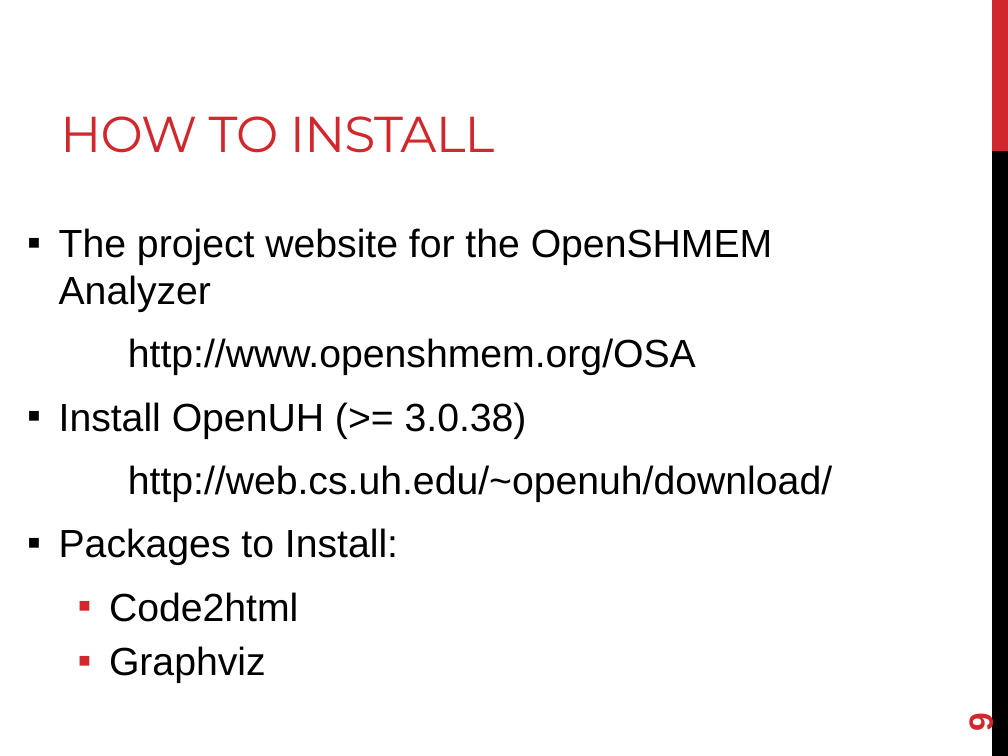
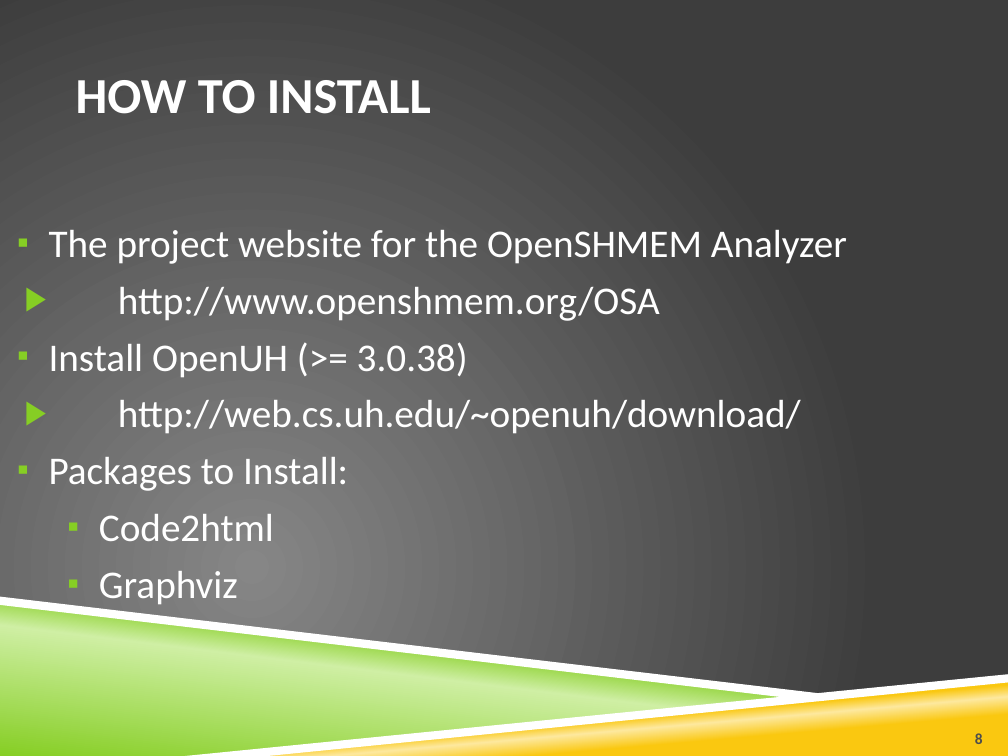
Before and after one commit to openshmem-org/sc14-tutorial, a slide deck: slide 8 of SHMEM-Analyzer.pptx (slide 9 before the commit). Drawn at 1008x756 pixels with LibreOffice and Linux fonts; fonts in the diff are those of the drawing; background and template pictures are left out. Boxes give left, top, right and bottom in pixels: in the first picture for what was removed or moved away, otherwise in the second. Text is boxed around its words. In the diff, an @@ line names an element or a change of style, - is before the commit and + after.

```diff
--- a/SHMEM-Analyzer.pptx
+++ b/SHMEM-Analyzer.pptx
@@ background #FFFFFF to picture (left out) @@
@@ rectangle removed at (x1=992, y1=0, x2=1008, y2=151) @@
@@ title "HOW TO INSTALL" moved from (x1=60, y1=116, x2=494, y2=153) to (x1=76, y1=80, x2=431, y2=114) @@
@@ title "HOW TO INSTALL" at (x1=76, y1=80, x2=431, y2=114): font Montserrat to Calibri, text colour #D1282E to #FFFFFF, letter spacing -0.6 to 0 pt, bold on; vertical alignment bottom to middle @@
@@ rectangle removed at (x1=992, y1=151, x2=1008, y2=756) @@
@@ text "The project website for the ..." at (x1=49, y1=230, x2=847, y2=604): font Arial to Calibri, text colour #000000 to #FFFFFF; less space between paragraphs; bullet none to ▶; more space between paragraphs; bullet colour #D1282E to #86CE24 @@
@@ freeform shape added at (x1=0, y1=597, x2=839, y2=699), fill #FFFFFF @@
@@ freeform shape added at (x1=0, y1=602, x2=798, y2=756), fill gradient #86CE24 to #CFEFA4 @@
@@ freeform shape added at (x1=185, y1=674, x2=1008, y2=756), fill #FFFFFF @@
@@ freeform shape added at (x1=200, y1=677, x2=1008, y2=756), fill gradient #FAC810 to #FDE99F @@
@@ page number removed at (x1=962, y1=714, x2=1000, y2=732) @@
-9
@@ page number added at (x1=975, y1=733, x2=983, y2=744), 11 pt, text #4D4D4D, bold @@
+8
```
Also in this commit, not shown: 11 other slides changed, 1 other file.
